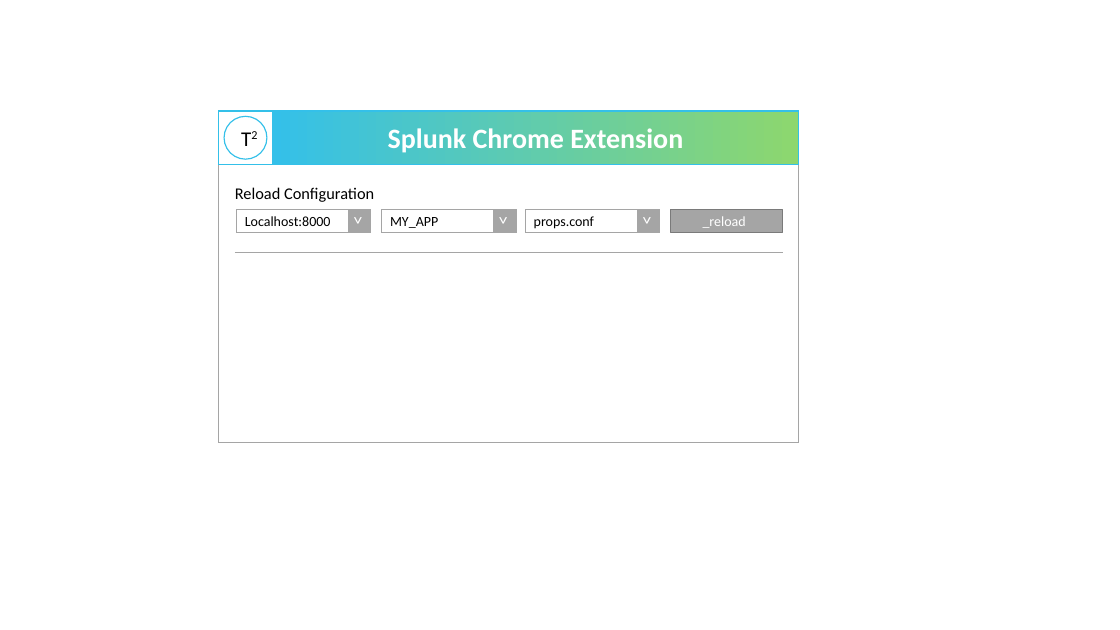
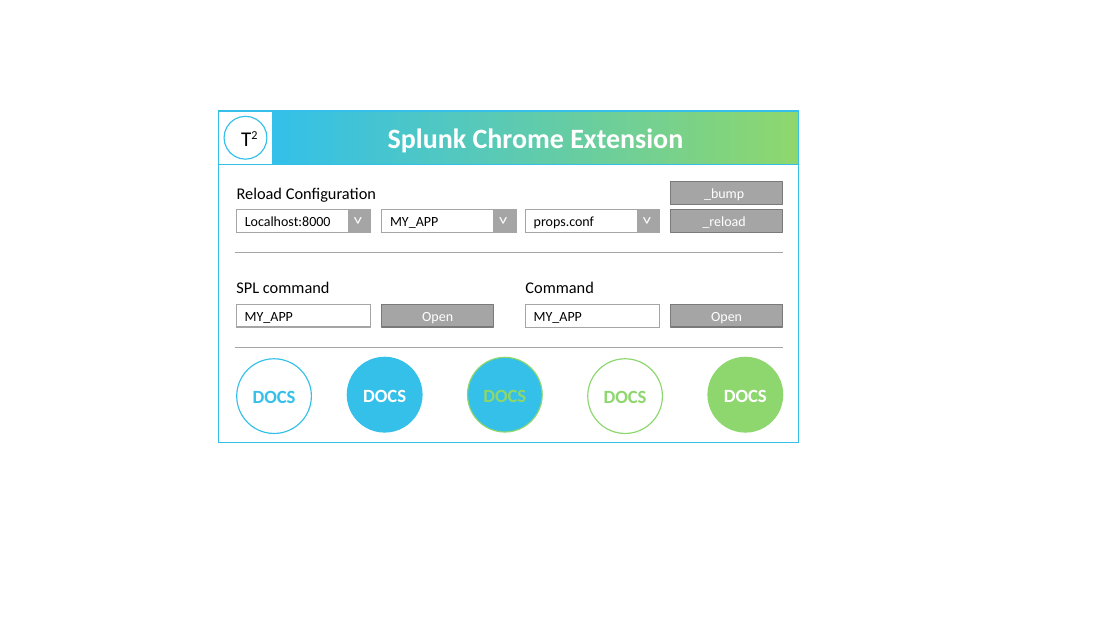
Before and after one commit to bmacher/splunk-chrome-extension, a slide deck: slide 1 of ui/userinterface.pptx. Drawn at 1120x630 pixels with LibreOffice and Linux fonts; fonts in the diff are those of the drawing. Boxes give left, top, right and bottom in pixels: in the first picture for what was removed or moved away, otherwise in the second. Text is boxed around its words. In the diff, an @@ line names an element or a change of style, - is before the commit and + after.

```diff
--- a/ui/userinterface.pptx
+++ b/ui/userinterface.pptx
@@ rectangle at (x1=218, y1=165, x2=799, y2=443): outline #A5A5A5 1 pt to #8DD76E 1 pt @@
@@ rectangle added at (x1=670, y1=181, x2=782, y2=204), fill #A5A5A5, outline #7A7A7A 1 pt, 12 pt, text #FFFFFF @@
+_bump
@@ text added at (x1=236, y1=281, x2=330, y2=293), 14 pt, text #000000 @@
+SPL command
@@ text added at (x1=525, y1=281, x2=593, y2=293), 14 pt, text #000000 @@
+Command
@@ rectangle added at (x1=236, y1=305, x2=371, y2=328), fill #FFFFFF, outline #A5A5A5 1 pt, 12 pt, text #000000 @@
+MY_APP
@@ rectangle added at (x1=381, y1=305, x2=493, y2=328), fill #A5A5A5, outline #7A7A7A 1 pt, 12 pt, text #FFFFFF @@
+Open
@@ rectangle added at (x1=526, y1=305, x2=660, y2=328), fill #FFFFFF, outline #A5A5A5 1 pt, 12 pt, text #000000 @@
+MY_APP
@@ rectangle added at (x1=670, y1=305, x2=782, y2=328), fill #A5A5A5, outline #7A7A7A 1 pt, 12 pt, text #FFFFFF @@
+Open
@@ line added from (235, 348) to (783, 348), #A5A5A5 1 pt @@
@@ ellipse added at (x1=237, y1=359, x2=312, y2=434), outline #34C0E9 1 pt, 16 pt, text #34C0E9, bold @@
+DOCS
@@ ellipse added at (x1=347, y1=357, x2=422, y2=432), fill #34C0E9, outline #34C0E9 1 pt, 16 pt, text #FFFFFF, bold @@
+DOCS
@@ ellipse added at (x1=468, y1=357, x2=543, y2=432), fill #34C0E9, outline #8DD76E 1 pt, 16 pt, text #8DD76E, bold @@
+DOCS
@@ ellipse added at (x1=588, y1=359, x2=663, y2=434), outline #8DD76E 1 pt, 16 pt, text #8DD76E, bold @@
+DOCS
@@ ellipse added at (x1=708, y1=357, x2=783, y2=432), fill #8DD76E, outline #8DD76E 1 pt, 16 pt, text #FFFFFF, bold @@
+DOCS
```
Also in this commit, not shown: 1 other file.
